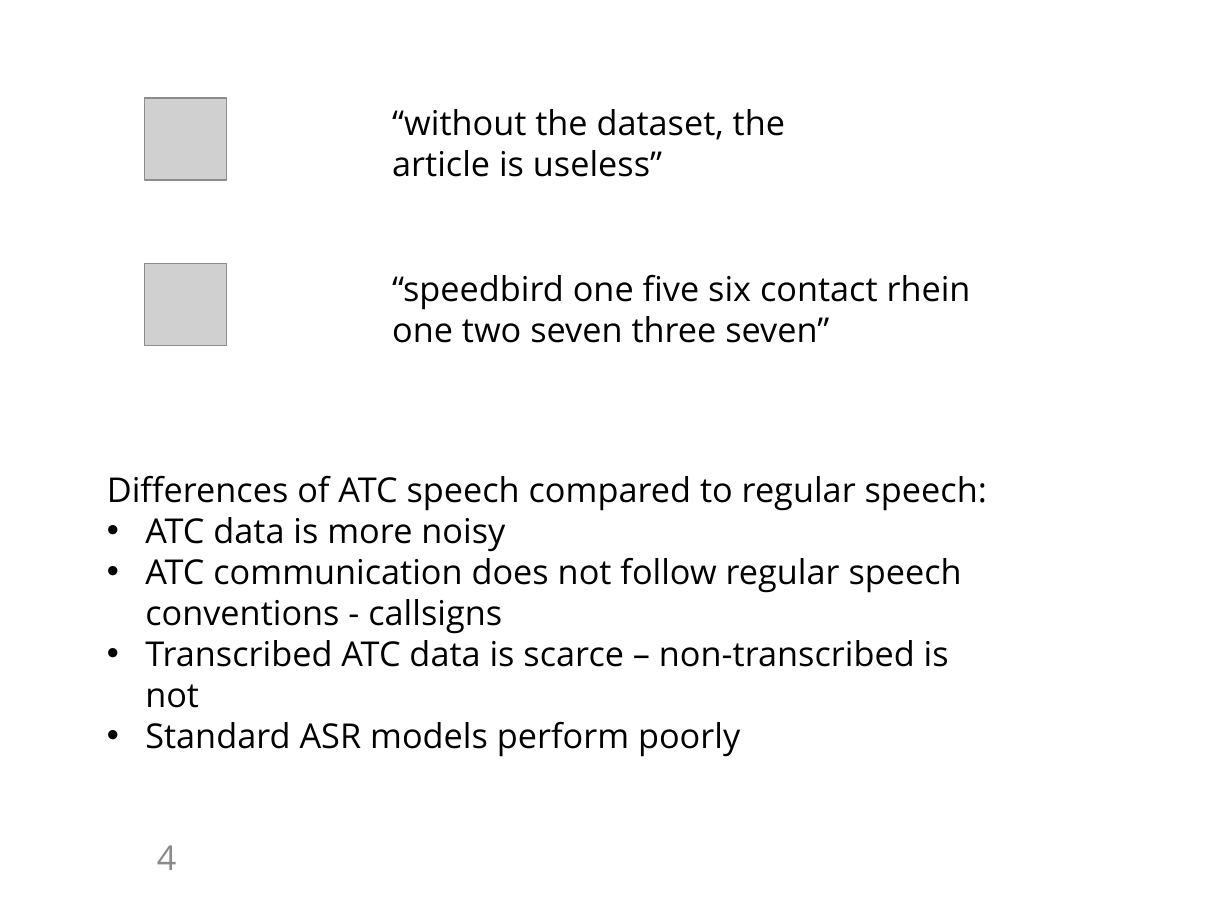
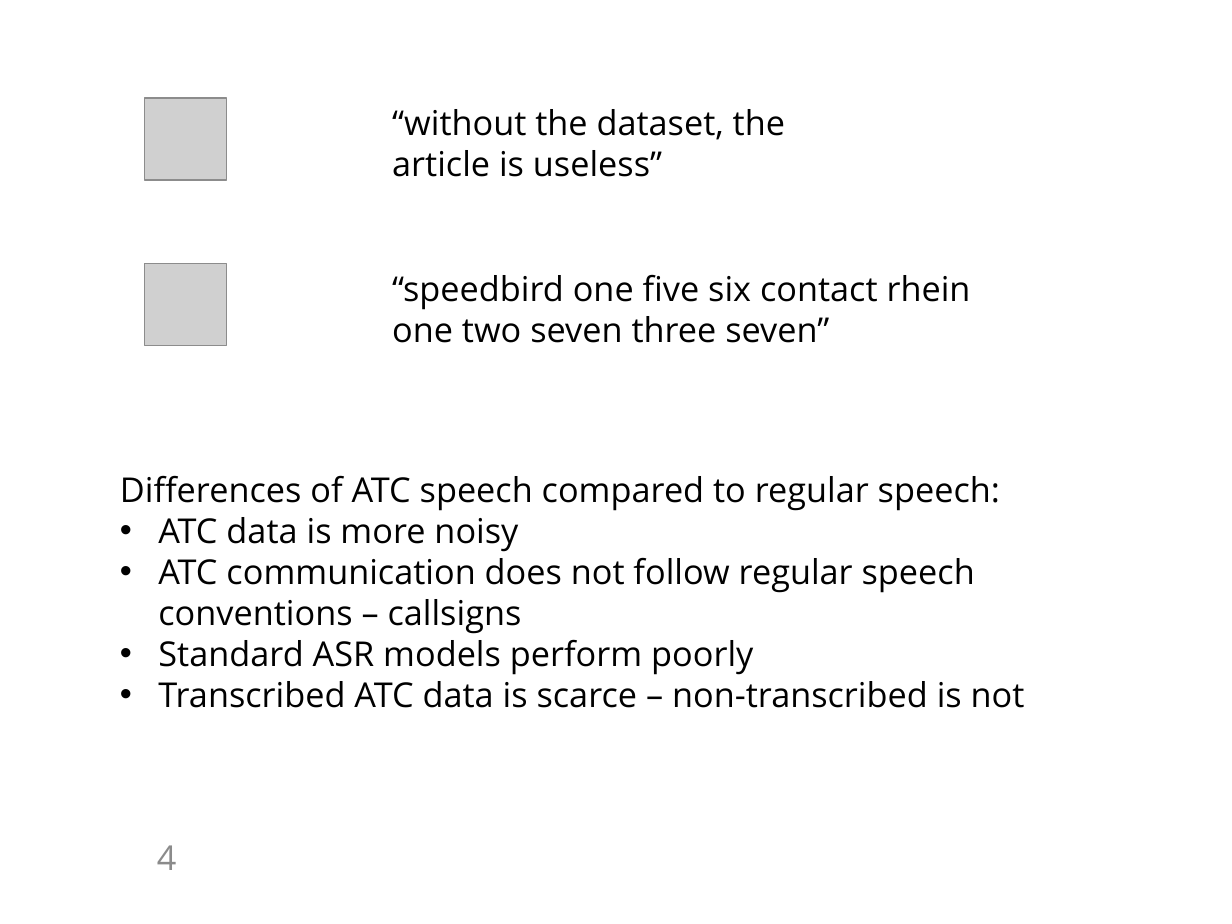
Before and after one commit to KaranChand/ATC, a slide deck: slide 4 of PowerPoint_presentation_template.pptx. Drawn at 1232x924 pixels with LibreOffice and Linux fonts; fonts in the diff are those of the drawing; grey boxes stand for pictures; background and template pictures are left out. Boxes give left, top, right and bottom in pixels: in the first picture for what was removed or moved away, otherwise in the second. Text is boxed around its words. In the diff, an @@ line names an element or a change of style, - is before the commit and + after.

Commit message:
updated presentation

```diff
--- a/PowerPoint_presentation_template.pptx
+++ b/PowerPoint_presentation_template.pptx
@@ text "Differences of ATC speech compared ...": place and size @@
-text "Differences of ATC speech compared ..." at [107, 475, 987, 757]
+text "Differences of ATC speech compared ..." at [120, 475, 1025, 708]
@@ text at [158, 557, 975, 675]: text changed @@
-• ATC communication does not follow regular speech conventions - callsigns
+• ATC communication does not follow regular speech conventions – callsigns
+• Standard ASR models perform poorly
@@ text at [145, 721, 740, 757]: paragraph removed @@
-• Standard ASR models perform poorly
```
Also in this commit, not shown: 1 other slide changed, 10 slides added.
